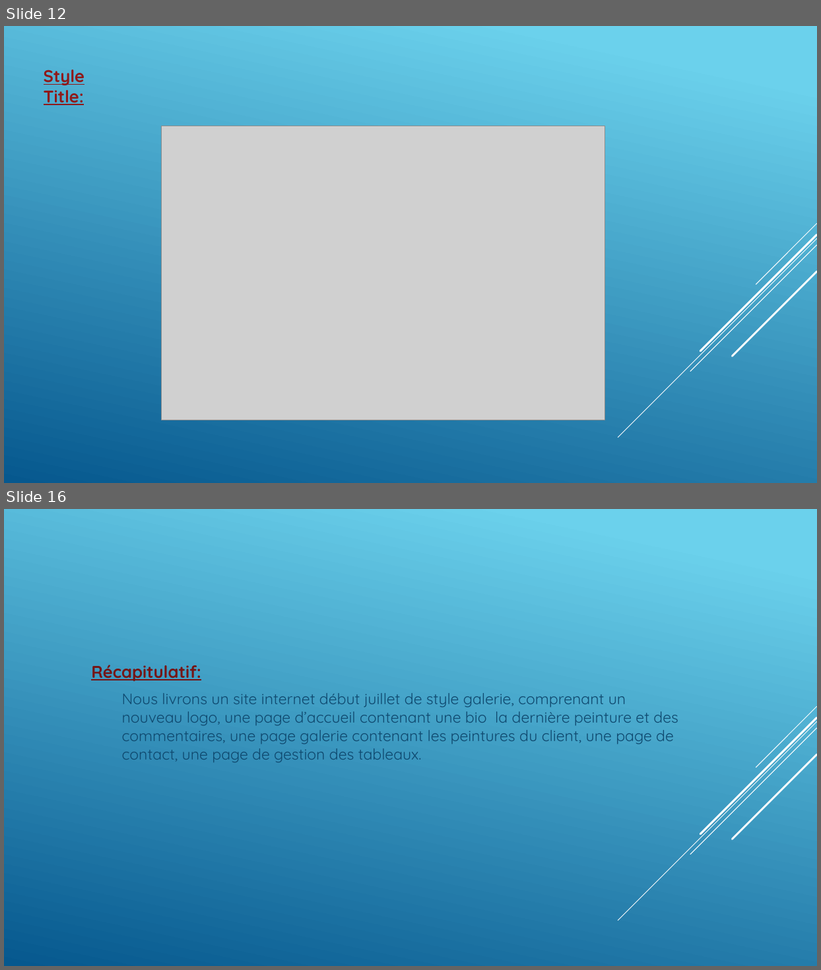
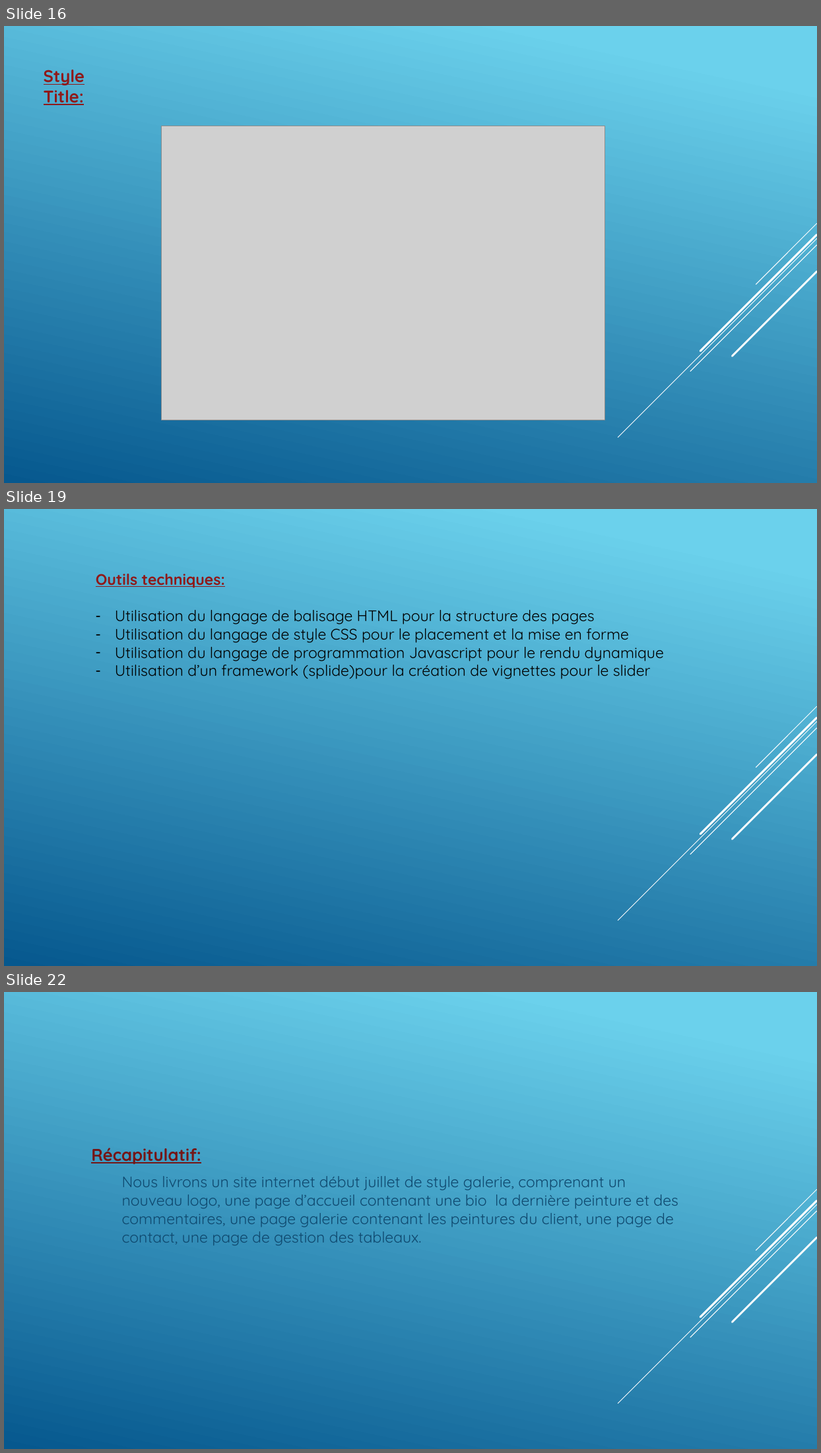
Before and after one commit to GillesP-dev/FilRouge, a slide deck: CDC/L_artiste.pptx. Shown one above the other, each under a label of ours: slides 12 and 16 before the commit, slides 16, 19 and 22 after it; the slides between them are not shown. The pictures are 821x970 and 821x1453 pixels, drawn with LibreOffice and Linux fonts; fonts in the diff are those of the drawing; grey boxes stand for pictures. Boxes give left, top, right and bottom in pixels: in the first picture for what was removed or moved away, otherwise in the second. Text is boxed around its words. In the diff, an @@ line names an element or a change of style, - is before the commit and + after.

```diff
--- a/CDC/L_artiste.pptx
+++ b/CDC/L_artiste.pptx
@@ slide 19 added at box(4, 509, 817, 966), background gradient #6ED2EB to #06588E; not listed: 5 template elements that a slide beside it also shows @@
@@ text added at box(96, 574, 664, 679), 18 pt, text #000000 @@
+Outils techniques:
+– Utilisation du langage de balisage HTML pour la structure des pages
+– Utilisation du langage de style CSS pour le placement et la mise en forme
+– Utilisation du langage de programmation Javascript pour le rendu dynamique
+– Utilisation d’un framework (splide)pour la création de vignettes pour le slider
@@ what was slide 12 is now slide 16 @@
@@ what was slide 16 is now slide 22 @@
```
Also in this commit, not shown: 3 slides changed, 6 other slides added, 5 other files.
